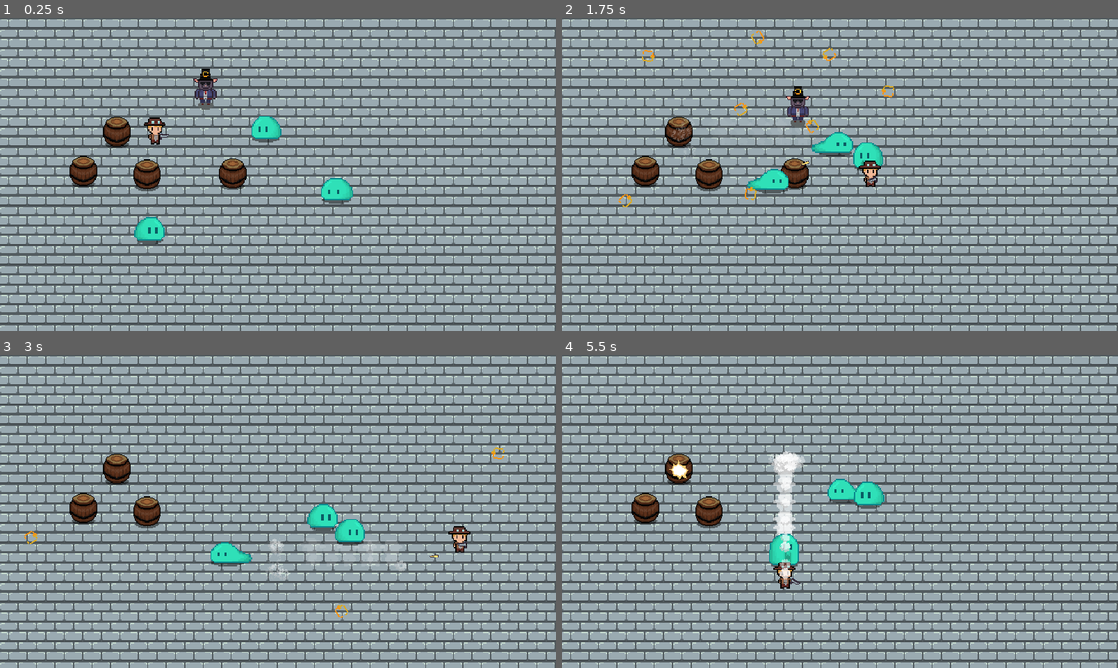
Above: before the commit, frames 1-4 (two rows, left to right).
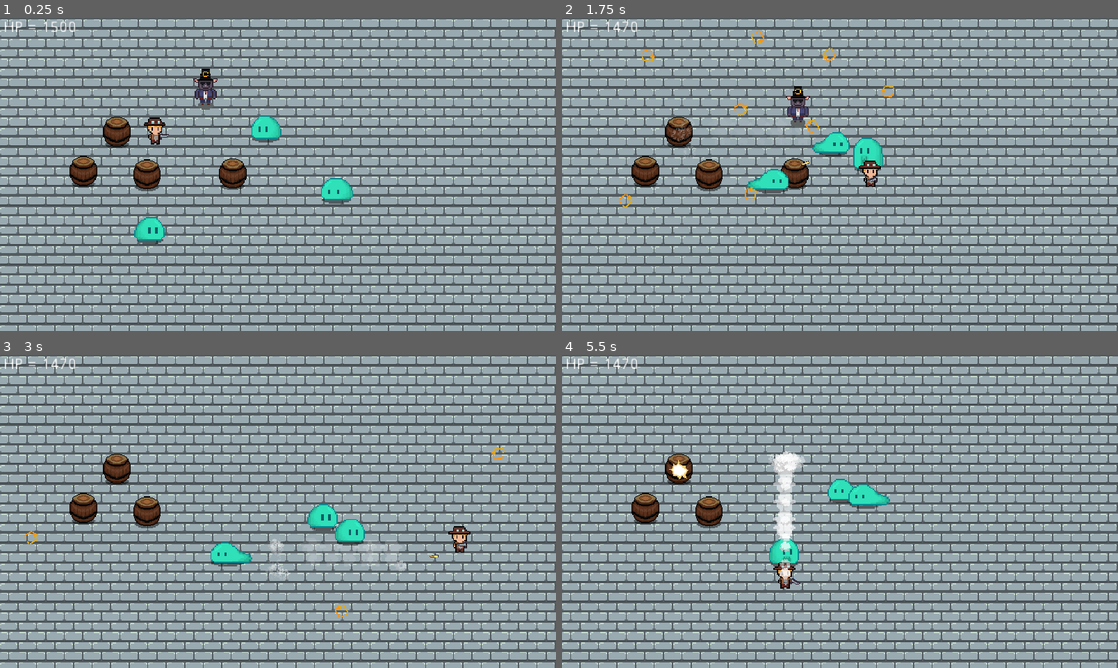
Above: after the commit, the same moments.

Repository: WAIWAI-PARTY/Life-after-people
Game: Godot game, scene res://World.tscn
Two runs of this game, one before a commit and one after it. Both use one fixed random seed, a clock stepped at 60 frames per second and the inputs below.
Inputs (mouse positions are in pixels of both pictures, inside the frame that each line leads up to):
- Up to frame 1 (0.25 s): no input
- Up to frame 2 (1.75 s): move the mouse to (962, 158) at 0.52 s; hold D (ui_right) 0.53-1.28 s; tap Shift (dash) at 0.6 s; move the mouse to (728, 190) at 1.27 s; hold S (ui_down) from 1.28 s (still down); click (728, 190) at 1.35 s
- Up to frame 3 (3 s): move the mouse to (333, 442) at 2.02 s; release S (ui_down) at 2.03 s; hold D (ui_right) 2.03-2.78 s; tap Shift (dash) at 2.1 s; move the mouse to (250, 574) at 2.77 s; hold W (ui_up) from 2.78 s (still down); click (250, 574) at 2.85 s
- Up to frame 4 (5.5 s): move the mouse to (1006, 558) at 3.52 s; release W (ui_up) at 3.53 s; hold A (ui_left) 3.53-5.03 s; tap Shift (dash) at 3.6, 5.1 s; move the mouse to (673, 464) at 4.27 s; click (673, 464) at 4.35 s; move the mouse to (867, 511) at 5.02 s; hold S (ui_down) from 5.03 s (still down)

The runs differ from the first frame. In frame 1, 0.1% of the frame differs, in the area x 0-38%, y 1-26%; in frame 2, 0.4%; in frame 3, 0.1%; in frame 4, 0.5%, in the area x 0-59%, y 1-68%.

Commit message:
add a test health ui

Diff:
--- a/Enemy/Slime.tscn
+++ b/Enemy/Slime.tscn
@@ -84,7 +84,7 @@
 
 [sub_resource type="Animation" id=19]
 resource_name = "attack"
-length = 0.3
+length = 0.4
 tracks/0/type = "value"
 tracks/0/path = NodePath("Sprite:frame")
 tracks/0/interp = 1
@@ -95,7 +95,7 @@
 "times": PoolRealArray( 0, 0.1, 0.2, 0.3 ),
 "transitions": PoolRealArray( 1, 1, 1, 1 ),
 "update": 1,
-"values": [ 11, 10, 9, 8 ]
+"values": [ 8, 9, 10, 11 ]
 }
 
 [sub_resource type="Animation" id=20]
--- /dev/null
+++ b/Label.gd
@@ -0,0 +1,5 @@
+extends Label
+
+
+func _process(delta):
+	print(PlayerStats.health)
--- /dev/null
+++ b/UI/HealthUI.gd
@@ -0,0 +1,5 @@
+extends Control
+
+onready var label = $Label
+func _process(delta):
+	label.text = "HP = " + str(PlayerStats.health)
--- /dev/null
+++ b/UI/HealthUI.tscn
@@ -0,0 +1,22 @@
+[gd_scene load_steps=2 format=2]
+
+[ext_resource path="res://UI/HealthUI.gd" type="Script" id=1]
+
+[node name="HealthUI" type="Control"]
+margin_right = 40.0
+margin_bottom = 40.0
+script = ExtResource( 1 )
+__meta__ = {
+"_edit_use_anchors_": false
+}
+
+[node name="Label" type="Label" parent="."]
+margin_left = 2.99998
+margin_top = 2.0
+margin_right = 45.0
+margin_bottom = 16.0
+rect_scale = Vector2( 0.956217, 0.929412 )
+text = "Health"
+__meta__ = {
+"_edit_use_anchors_": false
+}
--- a/World.tscn
+++ b/World.tscn
@@ -6,6 +6,7 @@
 [ext_resource path="res://Enemy/Slime.tscn" type="PackedScene" id=4]
 [ext_resource path="res://World/Barrel.tscn" type="PackedScene" id=5]
 [ext_resource path="res://Enemy/MrC.tscn" type="PackedScene" id=6]
+[ext_resource path="res://UI/HealthUI.tscn" type="PackedScene" id=8]
 
 [node name="World" type="Node"]
 
@@ -51,3 +52,7 @@
 
 [node name="MrC" parent="YSort" instance=ExtResource( 6 )]
 position = Vector2( 178, 66 )
+
+[node name="HealthUI" parent="." instance=ExtResource( 8 )]
+
+[editable path="HealthUI"]
Not shown: 1 places in World.tscn that only renumber resources
Binary file changed: imports/mrc.png
